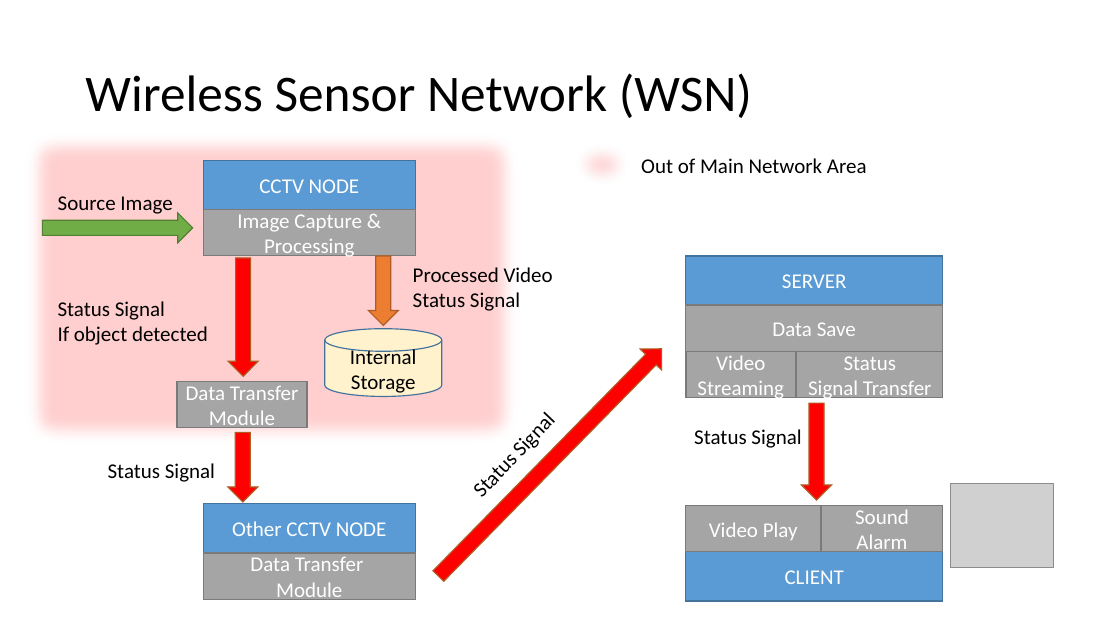
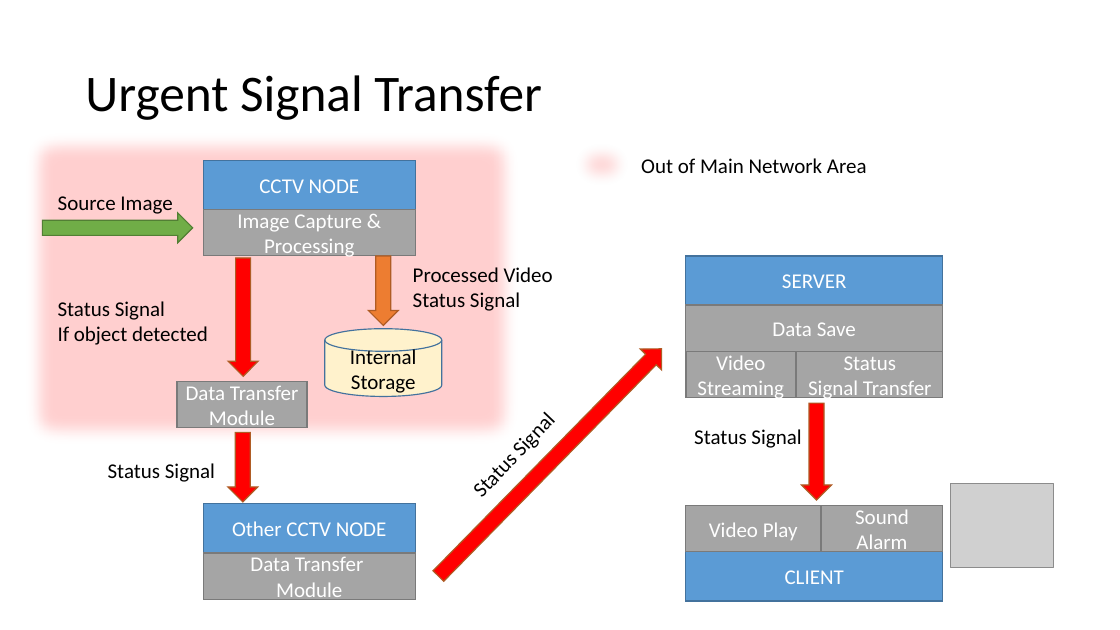
Before and after one commit to hwangdonghyun/system_design, a slide deck: slide 14 of ppt/system_flow_chart.pptx. Drawn at 1120x630 pixels with LibreOffice and Linux fonts; fonts in the diff are those of the drawing; grey boxes stand for pictures. Boxes give left, top, right and bottom in pixels: in the first picture for what was removed or moved away, otherwise in the second. Text is boxed around its words. In the diff, an @@ line names an element or a change of style, - is before the commit and + after.

```diff
--- a/ppt/system_flow_chart.pptx
+++ b/ppt/system_flow_chart.pptx
@@ title at (x1=85, y1=75, x2=542, y2=120): text changed @@
-Wireless Sensor Network (WSN)
+Urgent Signal Transfer
```
Also in this commit, not shown: 2 other slides changed.
